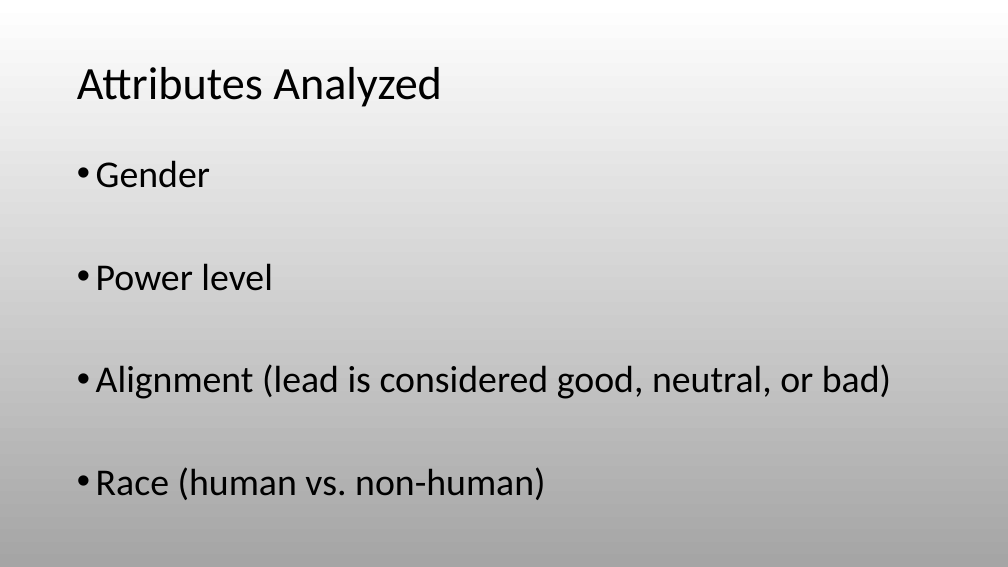
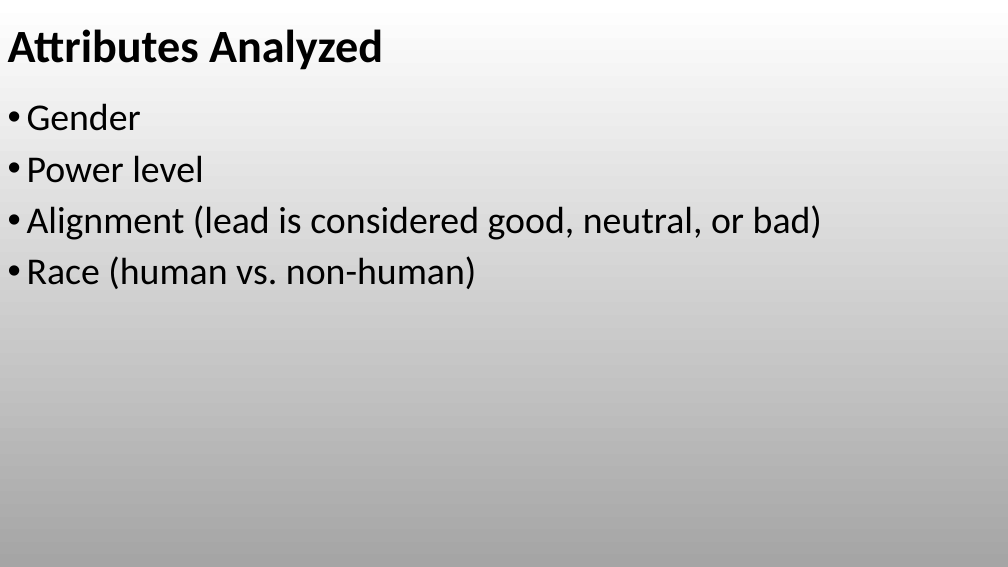
Before and after one commit to RyanSchraeder/Team-Aurora-Marvels, a slide deck: slide 11 of Project_1_Superheros.pptx. Drawn at 1008x567 pixels with LibreOffice and Linux fonts; fonts in the diff are those of the drawing. Boxes give left, top, right and bottom in pixels: in the first picture for what was removed or moved away, otherwise in the second. Text is boxed around its words. In the diff, an @@ line names an element or a change of style, - is before the commit and + after.

```diff
--- a/Project_1_Superheros.pptx
+++ b/Project_1_Superheros.pptx
@@ text "Attributes Analyzed" moved from (x1=77, y1=67, x2=442, y2=107) to (x1=8, y1=29, x2=383, y2=70) @@
@@ text "Attributes Analyzed" at (x1=8, y1=29, x2=383, y2=70): bold on @@
@@ text "Gender" rewrapped from (x1=96, y1=160, x2=891, y2=500) to (x1=27, y1=103, x2=822, y2=289) @@
```
Also in this commit, not shown: 23 other slides changed, 1 slide added.
